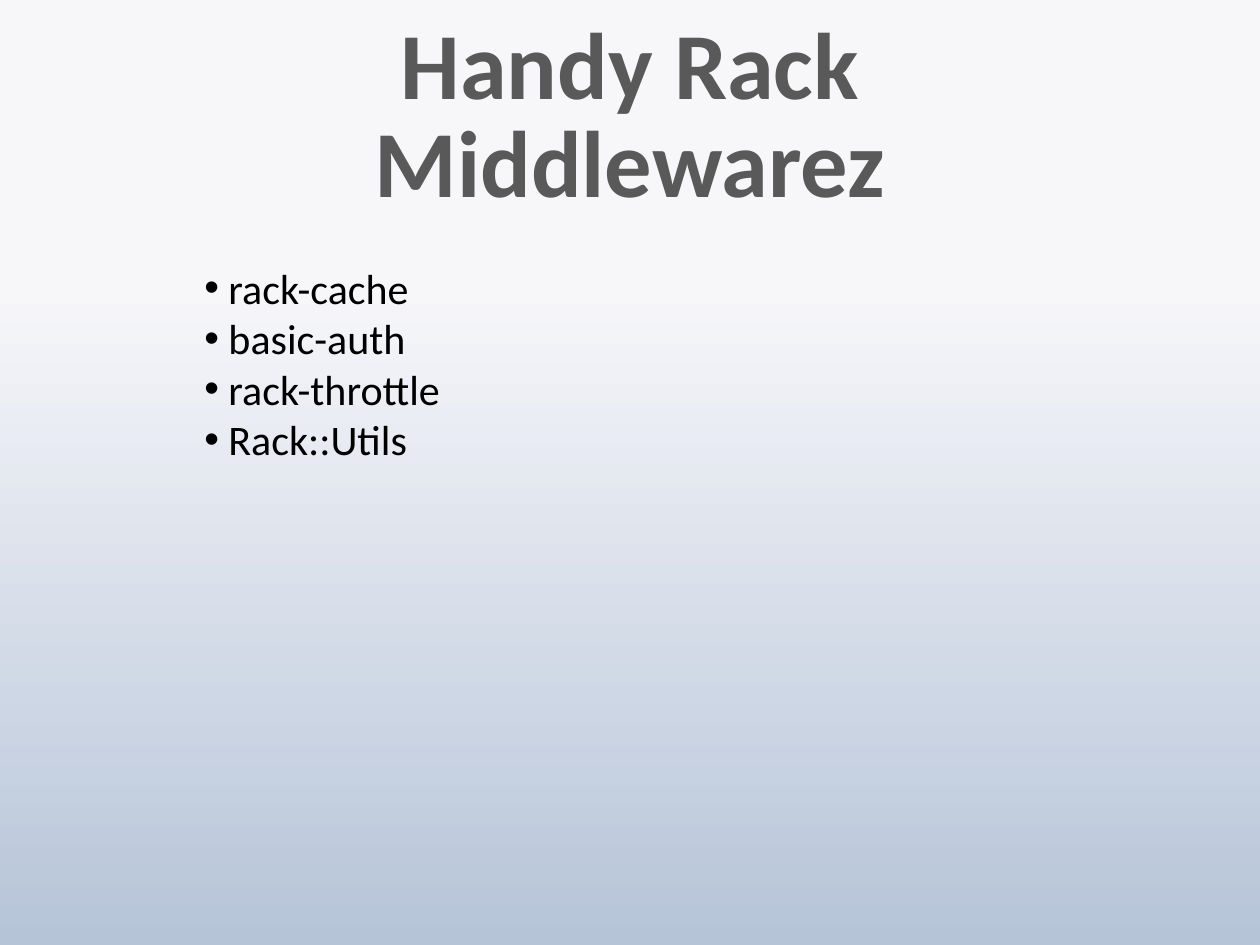
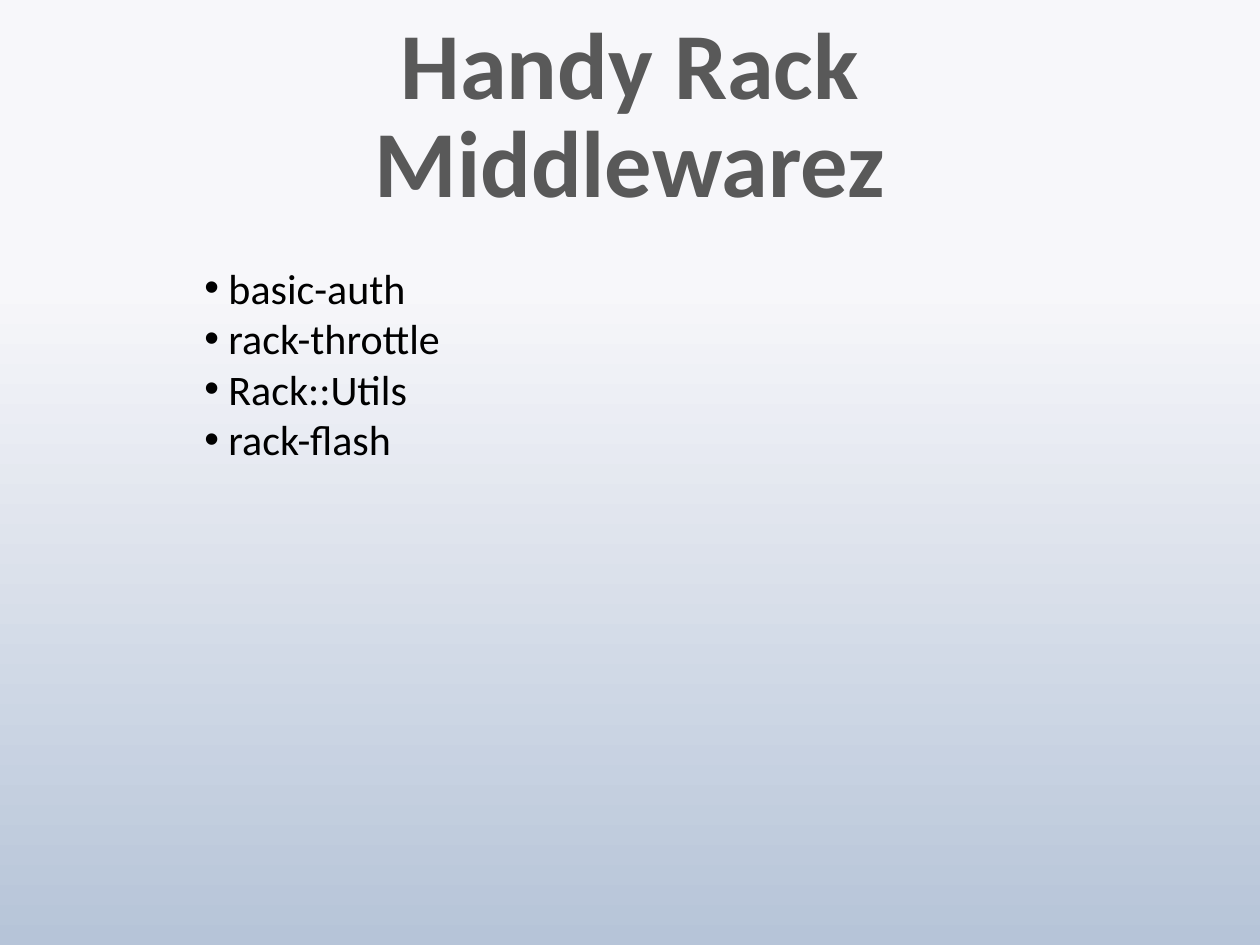
Before and after one commit to techwhizbang/sinatra_slideshow, a slide deck: slide 21 of sinatra.pptx (slide 19 before the commit). Drawn at 1260x945 pixels with LibreOffice and Linux fonts; fonts in the diff are those of the drawing. Boxes give left, top, right and bottom in pixels: in the first picture for what was removed or moved away, otherwise in the second. Text is boxed around its words. In the diff, an @@ line names an element or a change of style, - is before the commit and + after.

```diff
--- a/sinatra.pptx
+++ b/sinatra.pptx
@@ text at (228, 274, 408, 305): paragraph removed @@
-• rack-cache
@@ text at (228, 425, 390, 456): paragraph added @@
+• rack-flash
```
Also in this commit, not shown: 8 other slides changed, 2 slides added.
